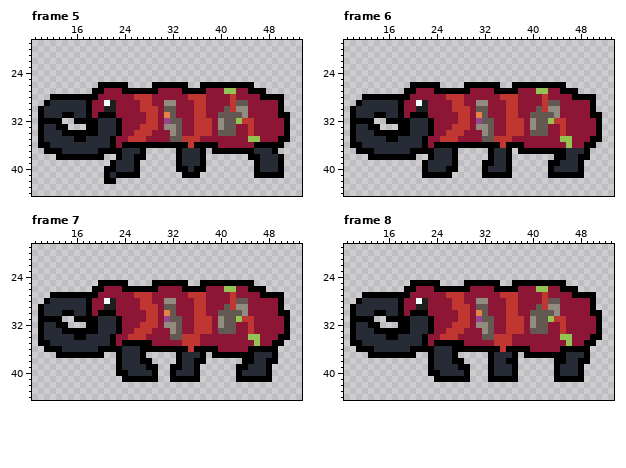
Edited in one commit: pixel-art file (Assets/Josh/JoshSprites/EnemySprites/AngryBeetleRunning.aseprite). That is the earlier state.
64x64 pixels, 8 frames. Shown: frame 5: x 9..53, y 19..44; frame 6: x 9..53, y 19..44; frame 7: x 9..53, y 19..44; frame 8: x 9..53, y 19..44. The commit also changed other frames, which this record leaves out.
The same view after the edit:
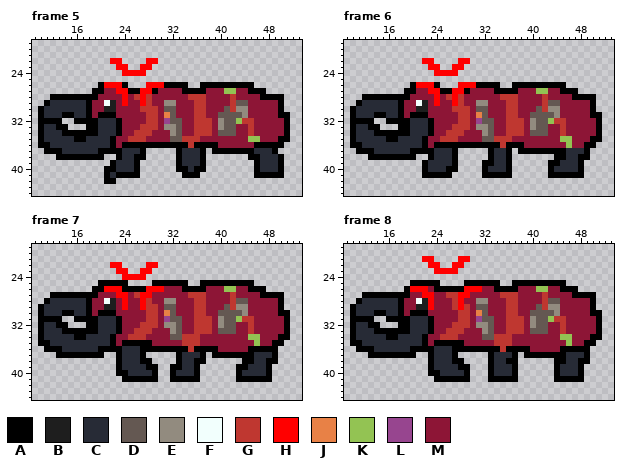
Palette (. is transparent): A #000000  B #1e1e1e  C #272b36  D #645852  E #928b7f  F #f2fffd  G #bf3730  H #ff0000  J #e88146  K #93c353  L #97458f  M #8d1536
The exact change:
Frame 5, layer "Layer 4":
y 22: x 22..23 .. -> HH; x 28..29 .. -> HH
y 23: x 23..24 .. -> HH; x 27..28 .. -> HH
y 24: x 24..27 .... -> HHHH
y 26: x 21..23 AAA -> HHH; x 28..30 .AA -> HHH
y 27: x 23..24 MA -> HH; x 27..28 AA -> HH
y 28..29: x 24 M -> H; x 27 G -> H
Frame 6, layer "Layer 4": the same change as frame 5
Frame 7, layer "Layer 4":
y 22: x 22..23 .. -> HH; x 28..29 .. -> HH
y 23: x 23..24 .. -> HH; x 27..28 .. -> HH
y 24: x 24..27 .... -> HHHH
y 26: x 21..23 MMM -> HHH; x 28..30 AAM -> HHH
y 27: x 23..24 MM -> HH; x 27..28 GG -> HH
y 28..29: x 24 M -> H; x 27 G -> H
Frame 8, layer "Layer 4":
y 21: x 22..23 .. -> HH; x 28..29 .. -> HH
y 22: x 23..24 .. -> HH; x 27..28 .. -> HH
y 23: x 24..27 .... -> HHHH
y 26: x 20..22 AMM -> HHH; x 29..31 AMM -> HHH
y 27: x 22..23 MM -> HH; x 28..29 GM -> HH
y 28..29: x 23 M -> H; x 28 G -> H
Where, in picture pixels (left, top, right, bottom), the same in both pictures:
changed: (104, 58, 164, 106)
changed: (416, 58, 476, 106)
changed: (104, 262, 164, 310)
changed: (410, 256, 482, 310)
